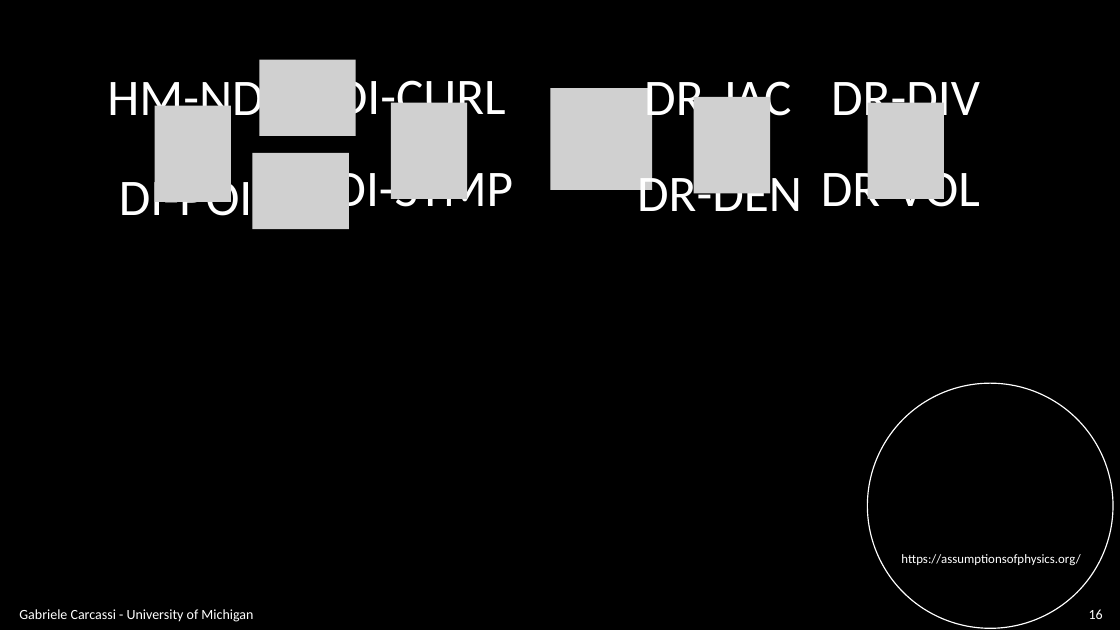
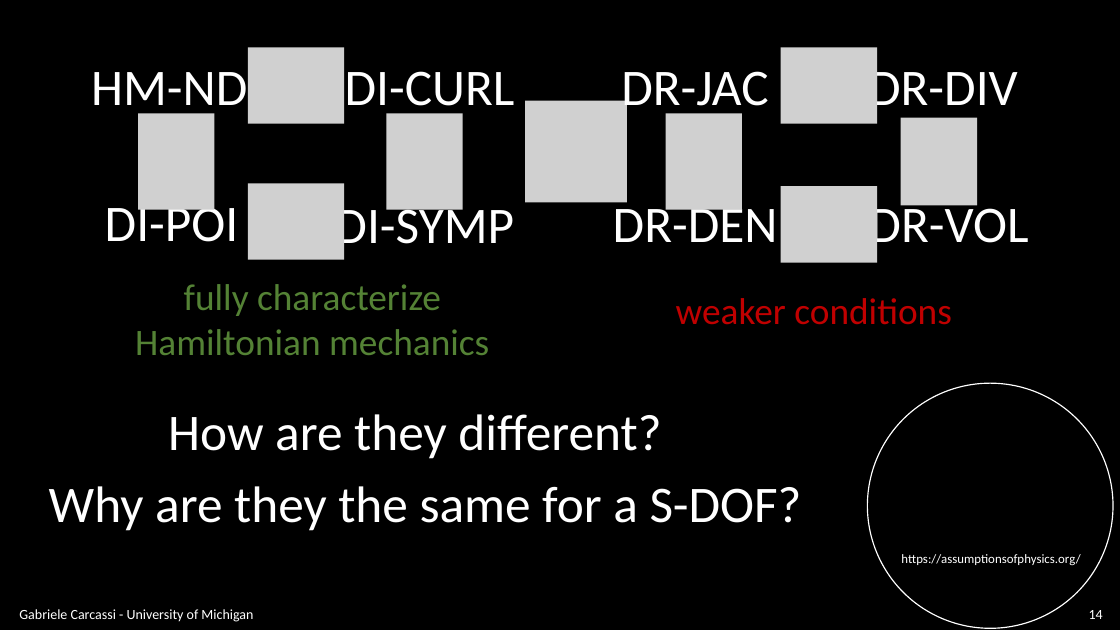
Before and after one commit to assumptionsofphysics/slides, a slide deck: slide 14 of BookCompanions-v2/RP-Class-4.pptx (slide 16 before the commit). Drawn at 1120x630 pixels with LibreOffice and Linux fonts; fonts in the diff are those of the drawing; grey boxes stand for pictures; background and template pictures are left out. Boxes give left, top, right and bottom in pixels: in the first picture for what was removed or moved away, otherwise in the second. Text is boxed around its words. In the diff, an @@ line names an element or a change of style, - is before the commit and + after.

```diff
--- a/BookCompanions-v2/RP-Class-4.pptx
+++ b/BookCompanions-v2/RP-Class-4.pptx
@@ text "HM-ND" rewrapped from (x1=107, y1=72, x2=263, y2=127) to (x1=91, y1=72, x2=247, y2=118) @@
@@ picture moved from (x1=260, y1=60, x2=356, y2=136) to (x1=248, y1=47, x2=344, y2=124) @@
@@ text "DI-CURL" rewrapped from (x1=336, y1=71, x2=506, y2=126) to (x1=345, y1=71, x2=515, y2=118) @@
@@ text "DR-JAC" moved from (x1=644, y1=81, x2=791, y2=127) to (x1=621, y1=71, x2=768, y2=118) @@
@@ group added at (x1=665, y1=47, x2=977, y2=263): 4 pictures @@
@@ text "DR-DIV" rewrapped from (x1=831, y1=82, x2=980, y2=127) to (x1=869, y1=63, x2=1018, y2=118) @@
@@ picture moved from (x1=155, y1=106, x2=231, y2=202) to (x1=138, y1=113, x2=214, y2=210) @@
@@ picture moved from (x1=391, y1=103, x2=467, y2=199) to (x1=386, y1=113, x2=463, y2=210) @@
@@ picture moved from (x1=550, y1=88, x2=652, y2=190) to (x1=525, y1=101, x2=627, y2=202) @@
@@ picture removed at (x1=694, y1=97, x2=770, y2=193) @@
@@ picture removed at (x1=868, y1=103, x2=944, y2=199) @@
@@ text "DI-POI" rewrapped from (x1=119, y1=173, x2=253, y2=228) to (x1=105, y1=199, x2=239, y2=242) @@
@@ picture moved from (x1=253, y1=153, x2=350, y2=229) to (x1=248, y1=183, x2=344, y2=260) @@
@@ text "DI-SYMP" moved from (x1=334, y1=163, x2=513, y2=218) to (x1=335, y1=201, x2=514, y2=256) @@
@@ text "DR-DEN" moved from (x1=637, y1=168, x2=802, y2=211) to (x1=613, y1=200, x2=778, y2=242) @@
@@ text "DR-VOL" rewrapped from (x1=821, y1=163, x2=980, y2=207) to (x1=869, y1=200, x2=1028, y2=255) @@
@@ text added at (x1=135, y1=284, x2=489, y2=355), 32 pt, text #548235 @@
+fully characterize
+Hamiltonian mechanics
@@ text added at (x1=676, y1=298, x2=952, y2=325), 32 pt, text #C00000 @@
+weaker conditions
@@ text added at (x1=168, y1=414, x2=661, y2=459), 44 pt, text #FFFFFF @@
+How are they different?
@@ text added at (x1=49, y1=486, x2=802, y2=531), 44 pt, text #FFFFFF @@
+Why are they the same for a S-DOF?
@@ page number at (x1=1089, y1=610, x2=1103, y2=619): text changed @@
-16
+14
```
Also in this commit, not shown: 20 other slides changed, 18 slides added, 21 slides removed, 1 other file.
